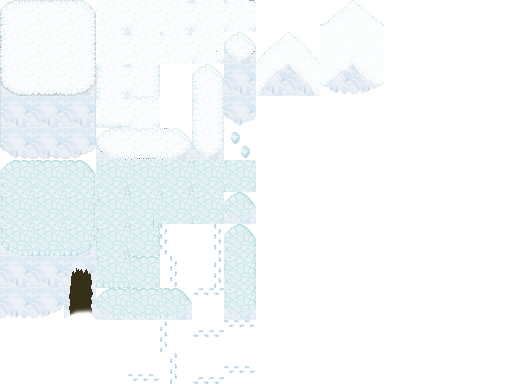
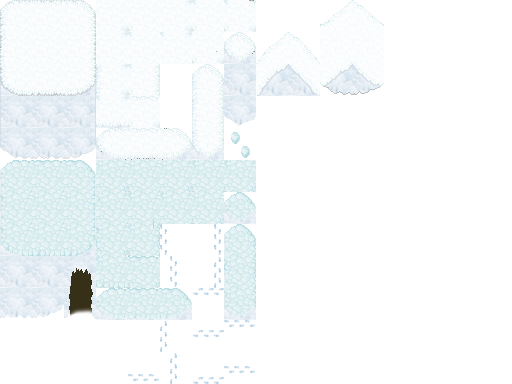
Layered file, before and after one edit (512 x 384). Changes by layer:
painted on "Schatten_Schnee" over [left=257, top=64, right=380, bottom=96]
"Schatten_Unterkannte": opacity 45% → 100%, painted on it over [left=257, top=81, right=382, bottom=96]
